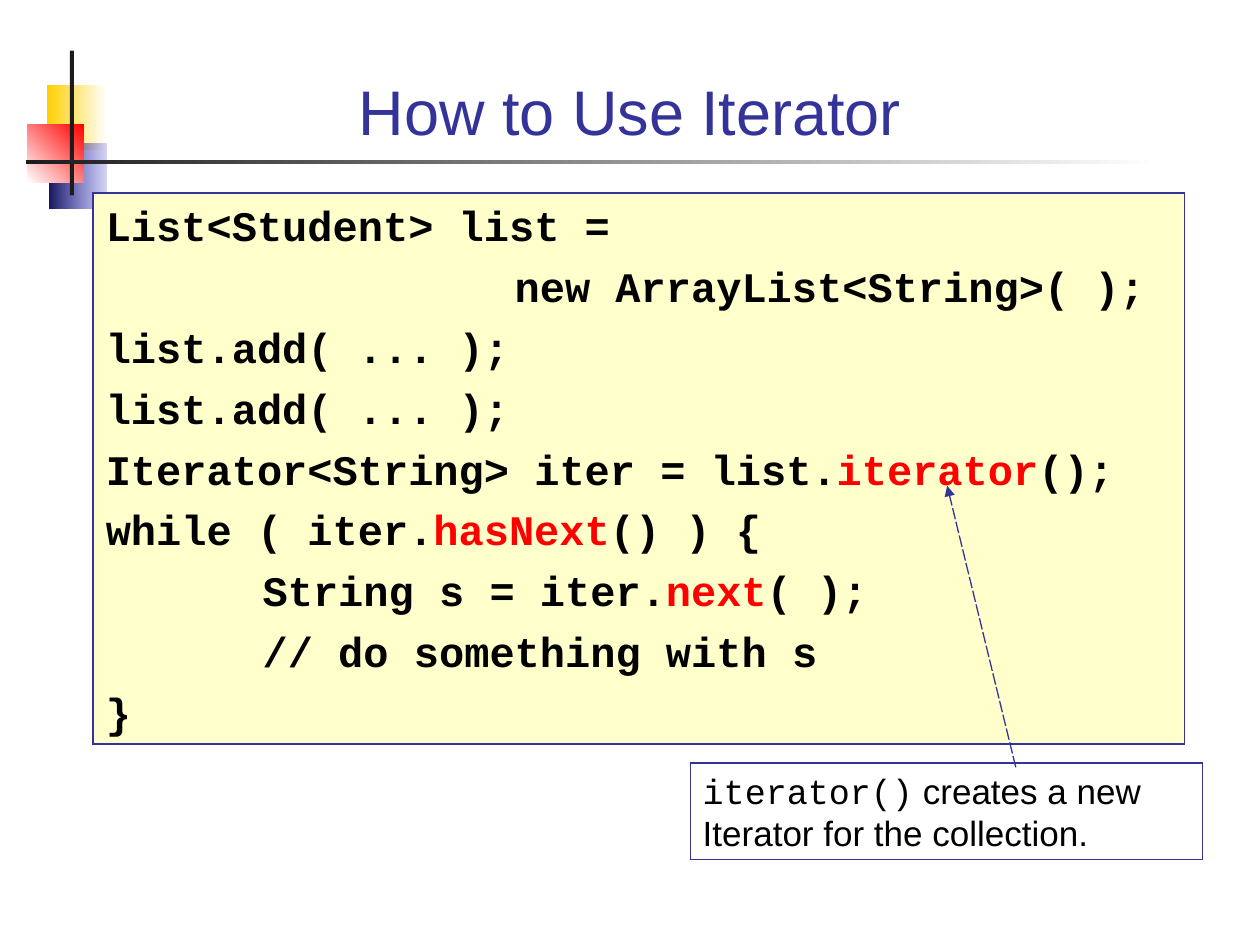
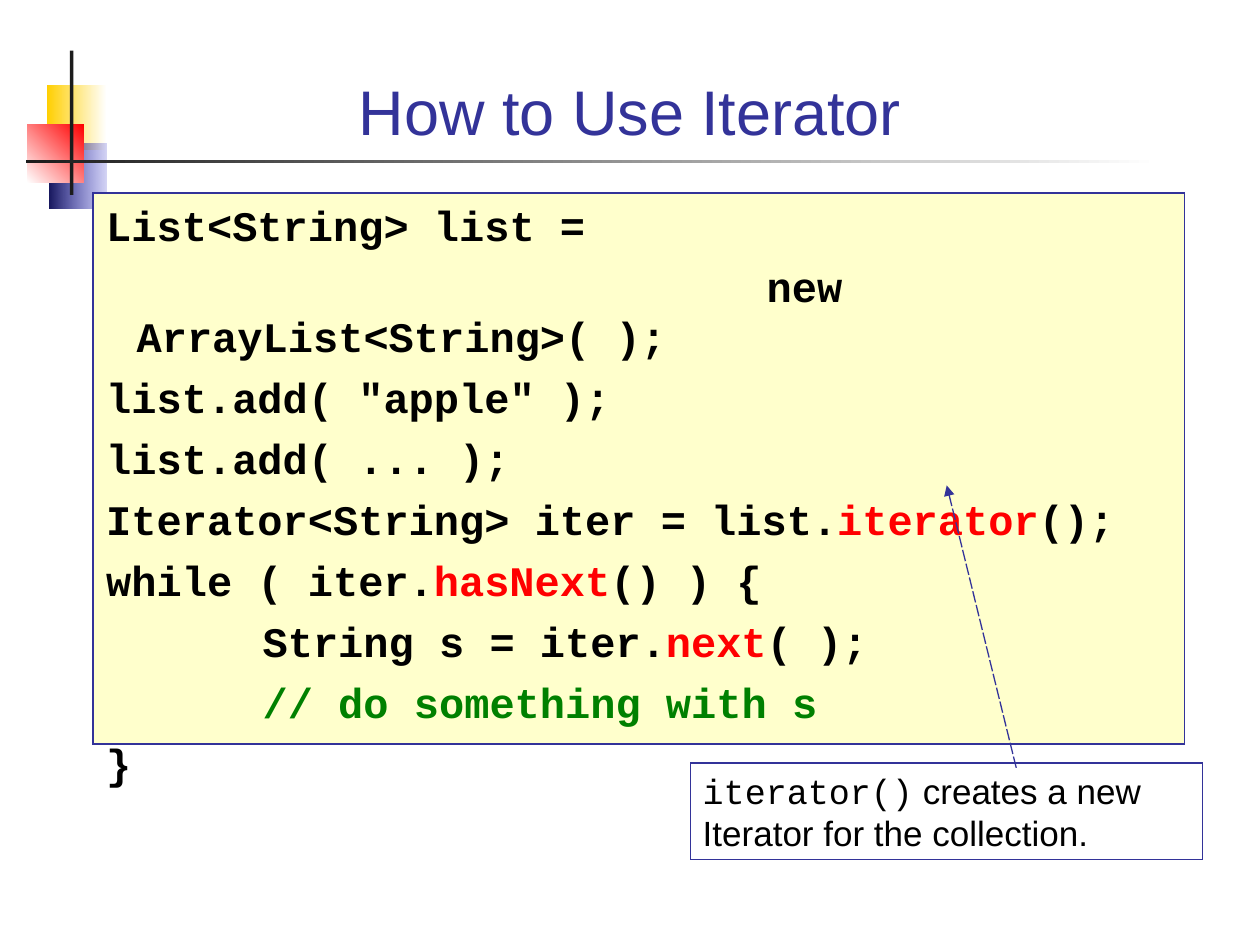
Before and after one commit to skeoop/skeoop.github.io, a slide deck: slide 3 of week3/Iterators.ppt. Drawn at 1260x945 pixels with LibreOffice and Linux fonts; fonts in the diff are those of the drawing. Boxes give left, top, right and bottom in pixels: in the first picture for what was removed or moved away, otherwise in the second. Text is boxed around its words. In the diff, an @@ line names an element or a change of style, - is before the commit and + after.

```diff
--- a/week3/Iterators.ppt
+++ b/week3/Iterators.ppt
@@ text at bbox=[106, 210, 535, 250]: text changed @@
-List<Student> list =
+List<String> list =
@@ text at bbox=[106, 383, 534, 422]: text changed @@
-list.add( ... );
+list.add( "apple" );
@@ text at bbox=[338, 687, 817, 727]: text colour #000000 to #008000 in "// do something with s" @@
```
Also in this commit, not shown: 1 other slide changed, 10 slides added, 1 slide removed, 11 other files.
